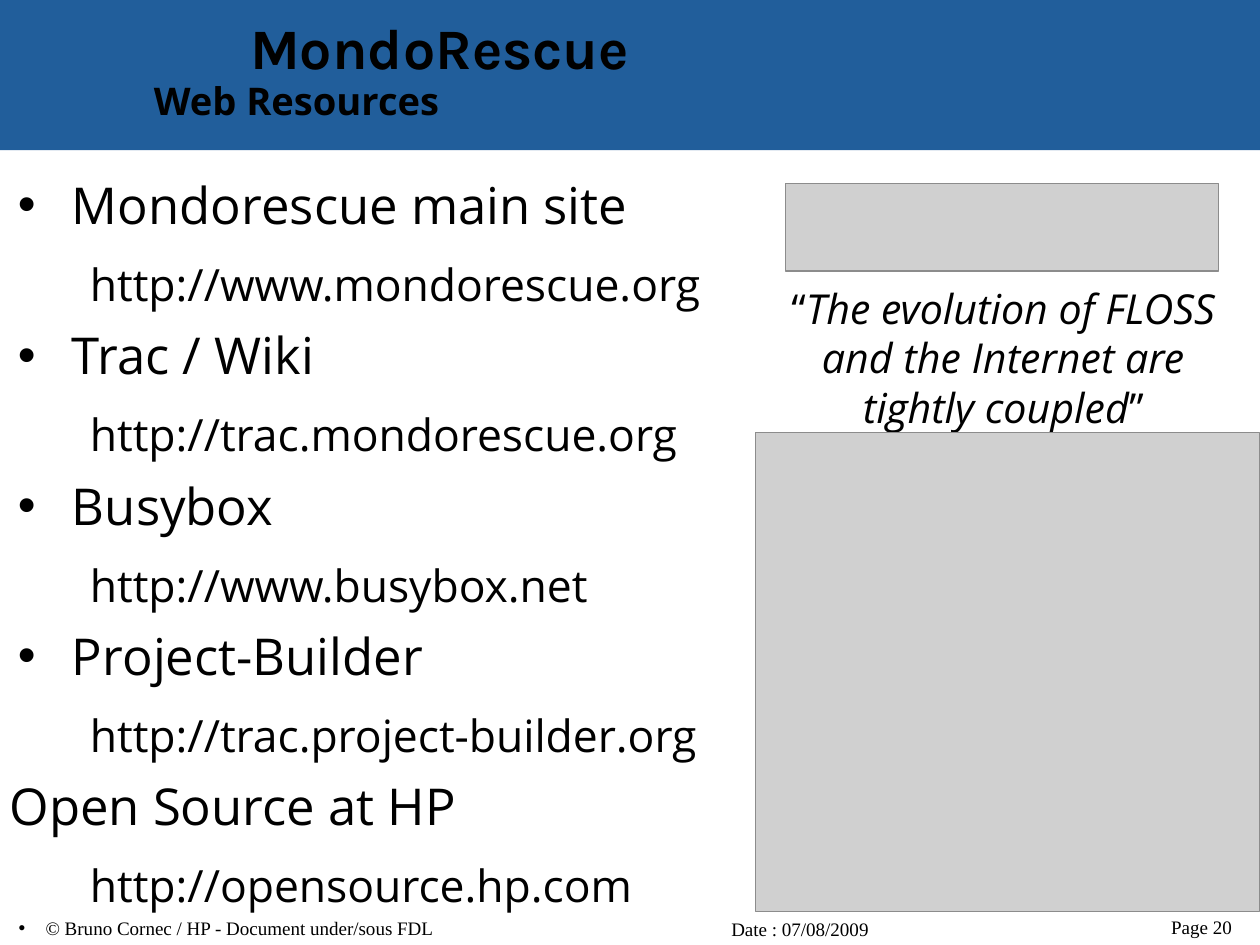
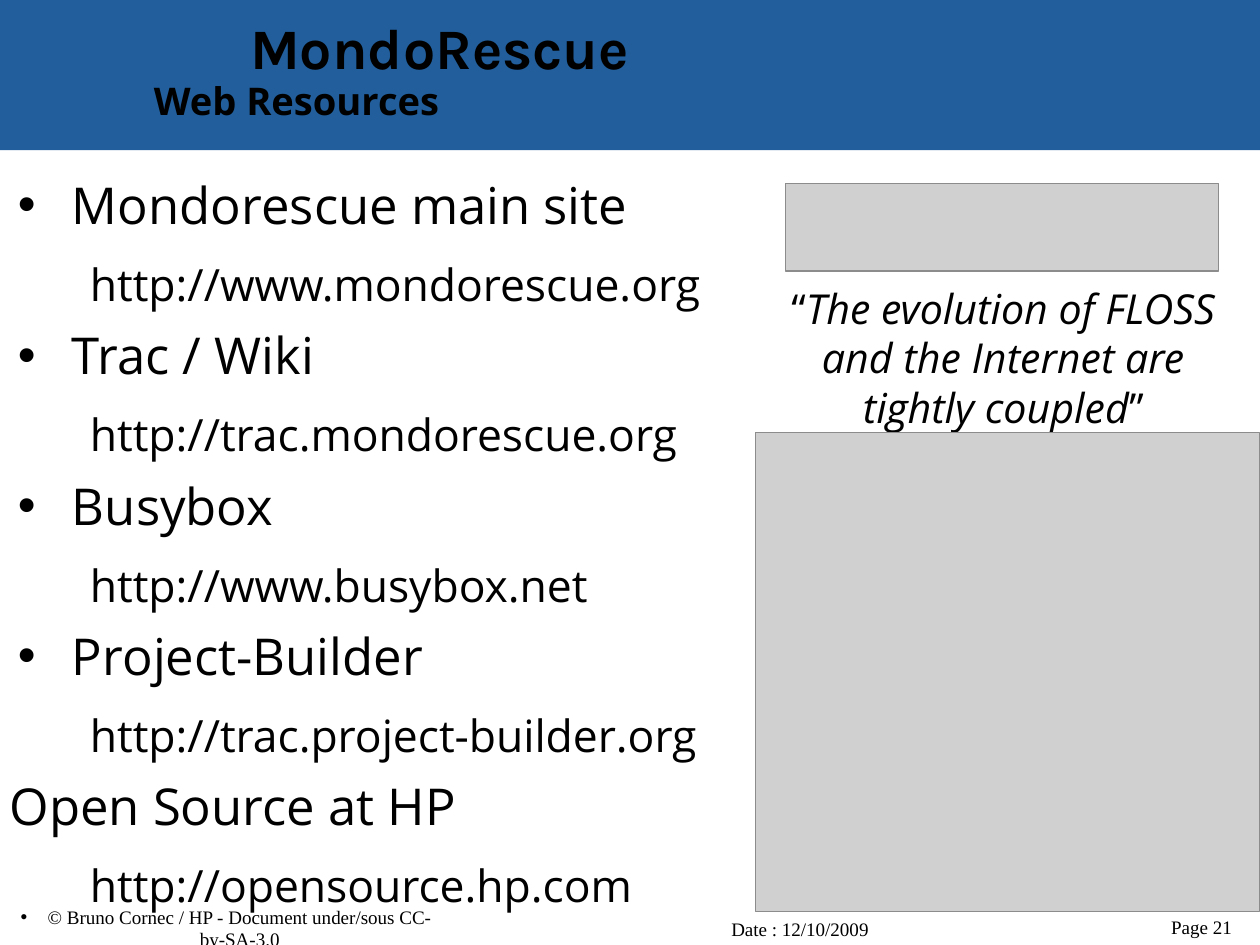
Before and after one commit to vir/mondo-rescue, a slide deck: slide 21 of mondo-doc/mondo-presentation.odp (slide 20 before the commit). Drawn at 1260x945 pixels with LibreOffice and Linux fonts; fonts in the diff are those of the drawing; grey boxes stand for pictures; background and template pictures are left out. Boxes give left, top, right and bottom in pixels: in the first picture for what was removed or moved away, otherwise in the second. Text is boxed around its words. In the diff, an @@ line names an element or a change of style, - is before the commit and + after.

```diff
--- a/mondo-doc/mondo-presentation.odp
+++ b/mondo-doc/mondo-presentation.odp
@@ text at (67,909,431,925): text changed @@
-• © Bruno Cornec / HP - Document under/sous FDL
+• © Bruno Cornec / HP - Document under/sous CC-by-SA-3.0
@@ text at (731,923,869,937): text changed @@
-Date : 07/08/2009
+Date : 12/10/2009
@@ page number at (1171,921,1232,938): text changed @@
-Page 20
+Page 21
```
Also in this commit, not shown: 20 other slides changed, 1 slide added.
